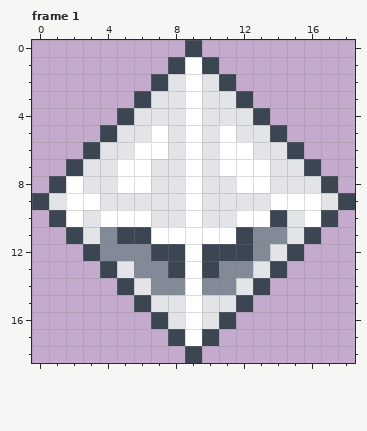
A pixel-art file gets an edit: Game Off Game Jam Prototype/Assets/Textures/Keys/Spectral_Key.aseprite. The picture above is the old version.
19x19 pixels, 1 frame. Shown: frame 1. The commit also changed other frames, which this record leaves out.
Once edited:
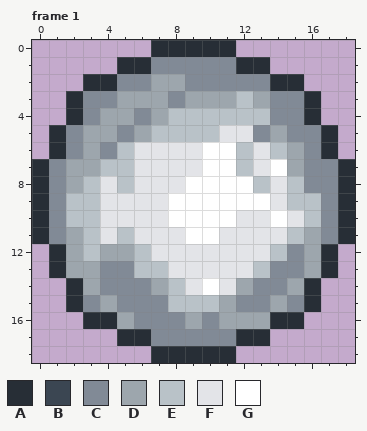
Palette (. is transparent): A #272e36  B #3b4652  C #818a96  D #9da6ad  E #b9c2c8  F #e3e4e8  G #ffffff
What changed:
layer "Layer 2" added
layer "Spectral Key" removed
Changed rows in their new state; - is an unchanged pixel.
Frame 1, layer "Layer 2":
first column x 0:
 0 -------AAAAA-------
 1 -----AACCCCCAA-----
 2 ---AACCDDCCCCCAA---
 3 --ACCDDDCDDDEDCCA--
 4 --ACDDCDEEEEEECCA--
 5 -ACDDCDEEEEF-CDCCA-
 6 -ACDCEFF-FG-E-EDCA-
 7 ACDDEEF--FG-EFGDCCA
 8 ACDE-EF---GG-E-ECCA
 9 ACEE----G-GGGGFEECA
10 ACEEFFF-G-GGFFG-ECA
11 ACDEFEFFF--FFFFEDCA
12 -ADEDDEFFFFFFFECDA-
13 -ADDCCEEFFFFFECCDA-
14 --ADCCCDEFGFDCCDA--
15 --ACDCCCEEEDCCDCA--
16 ---AADCCCDCDDDAA---
17 -----AACCCCCAA-----
18 -------AAAAA-------
Boxes around the changes in both pictures, in picture pixels (x1, y1, x2, y2):
changed: (32, 40, 355, 363)
